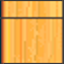
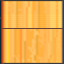
Layer changes from the first 64x64 image to the second:
painted on "Фон" over <box>1,16,63,29</box>
